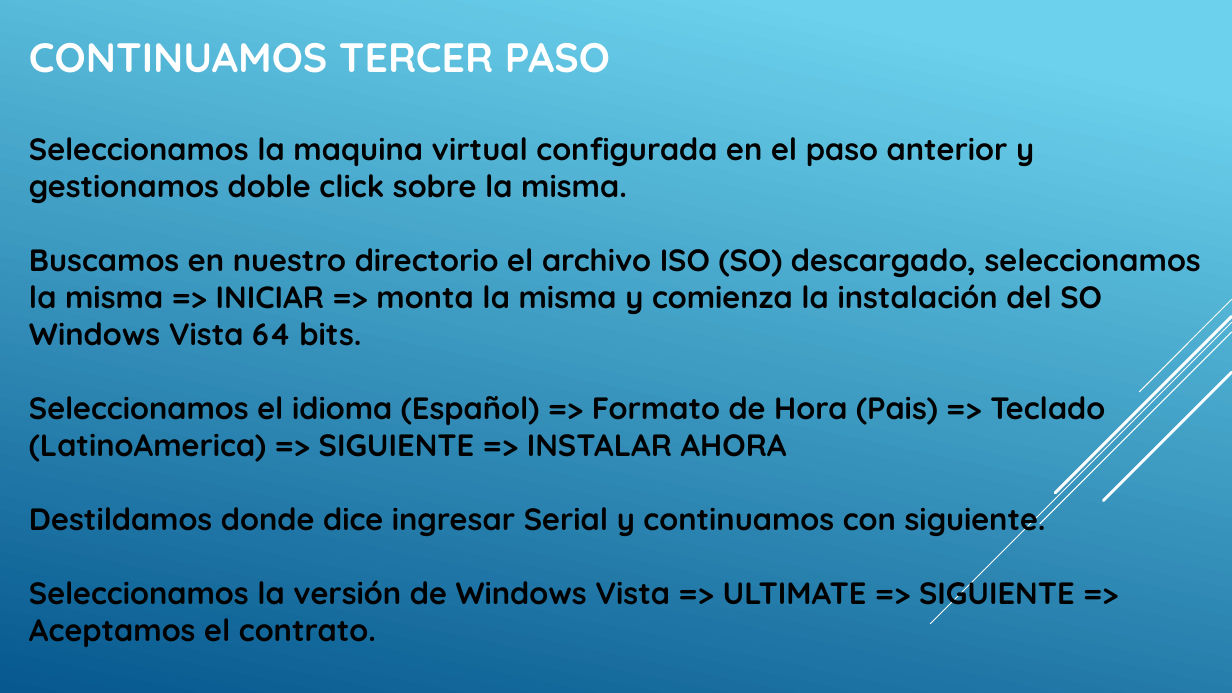
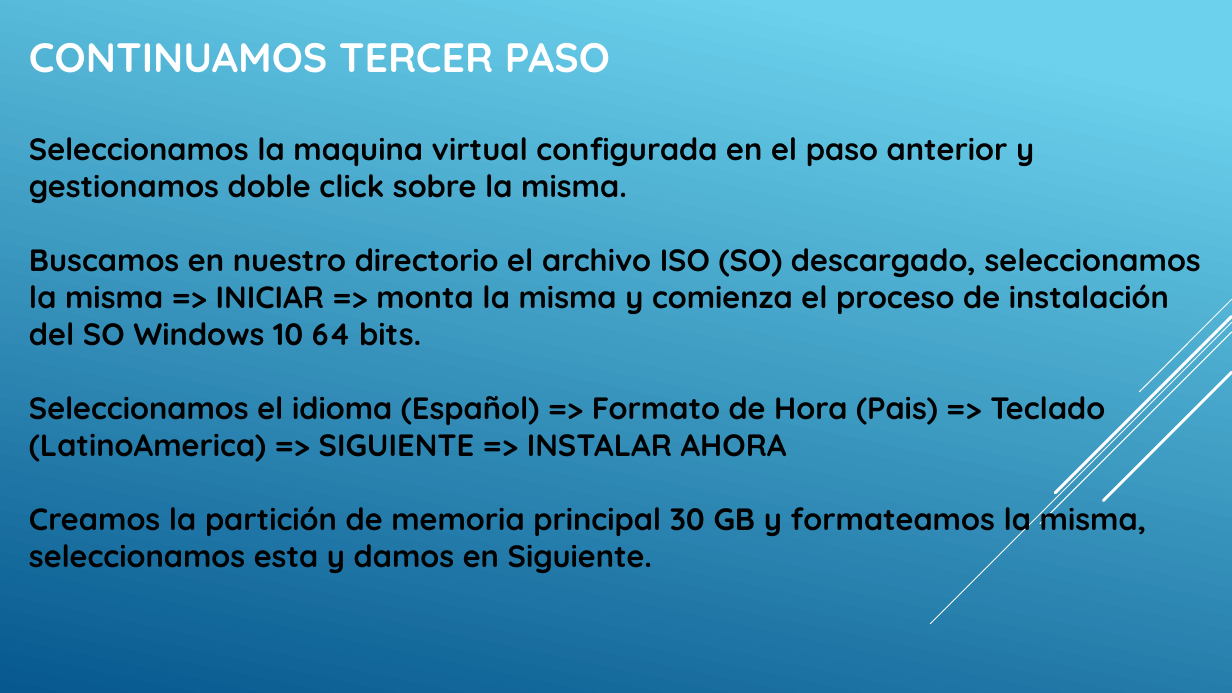
Before and after one commit to FedeConciencia/Proyecto_Final_Comedores_2021, a slide deck: slide 6 of Guia Detallada Instalacion y Ejecucion Proyecto/GUIA DETALLA CONFIGURACION PROYECTO.pptx. Drawn at 1232x693 pixels with LibreOffice and Linux fonts; fonts in the diff are those of the drawing. Boxes give left, top, right and bottom in pixels: in the first picture for what was removed or moved away, otherwise in the second. Text is boxed around its words. In the diff, an @@ line names an element or a change of style, - is before the commit and + after.

Commit message:
Se gestiona nueva Actualiacion de Guia Detallada Instalacion y Ejecucion Proyecto Maquina Virtual y archivo Readme.txt

```diff
--- a/Guia Detallada Instalacion y Ejecucion Proyecto/GUIA DETALLA CONFIGURACION PROYECTO.pptx
+++ b/Guia Detallada Instalacion y Ejecucion Proyecto/GUIA DETALLA CONFIGURACION PROYECTO.pptx
@@ text at (x1=29, y1=248, x2=1201, y2=346): text changed @@
-Buscamos en nuestro directorio el archivo ISO (SO) descargado, seleccionamos la misma => INICIAR => monta la misma y comienza la instalación del SO Windows Vista 64 bits.
+Buscamos en nuestro directorio el archivo ISO (SO) descargado, seleccionamos la misma => INICIAR => monta la misma y comienza el proceso de instalación del SO Windows 10 64 bits.
@@ text at (x1=29, y1=498, x2=1147, y2=573): text changed @@
-Destildamos donde dice ingresar Serial y continuamos con siguiente.
-Seleccionamos la versión de Windows Vista => ULTIMATE => SIGUIENTE => Aceptamos el contrato.
+Creamos la partición de memoria principal 30 GB y formateamos la misma, seleccionamos esta y damos en Siguiente.
```
Also in this commit, not shown: 5 other slides changed, 1 other file.
